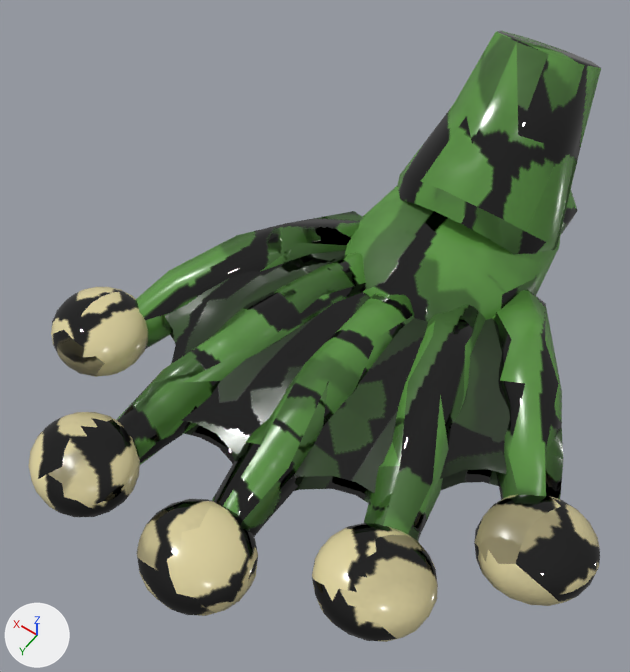
What one commit did to the Blender file assets/source/blender/cpart_foot_frog.blend.
Rendered twice from a 50 mm camera at (-0.0484, 0.1216, 0.137) aimed at (0.0064, 0.0449, 0.0166). The lights are fixed; the arrows at lower left show +X, +Y and +Z. The first picture is the older version.

The scene before the commit, as lines of its bpy script (objects in view):
```python
me_footfrog_mesh = bpy.data.meshes.new('FootFrog_mesh')
me_footfrog_mesh.from_pydata(...)  # 369 vertices, 670 faces; spans x -0.0442..0.0458, y -0.0314..0.0825, z 0.0..0.045
me_footfrog_mesh.polygons.foreach_set('use_smooth', [True] * 670)
me_footfrog_mesh.materials.append(mat_m_footfrogskin)
me_pads_mesh = bpy.data.meshes.new('Pads_mesh')
me_pads_mesh.from_pydata(...)  # 810 vertices, 1600 faces; spans x -0.0522..0.0536, y 0.0442..0.0945, z 0.0021..0.0131
me_pads_mesh.polygons.foreach_set('use_smooth', [True] * 1600)
me_pads_mesh.materials.append(mat_m_footfrogpad)
me_web_mesh = bpy.data.meshes.new('Web_mesh')
me_web_mesh.from_pydata(...)  # 109 vertices, 101 faces; spans x -0.0375..0.0388, y 0.014..0.0736, z 0.0058..0.0154
me_web_mesh.polygons.foreach_set('use_smooth', [True] * 101)
me_web_mesh.materials.append(mat_m_footfrogweb)
ob_footfrog = bpy.data.objects.new('FootFrog', me_footfrog_mesh)
ob_footfrog.location = (0.0, 0.0, 0.0)
ob_pads = bpy.data.objects.new('Pads', me_pads_mesh)
ob_pads.parent = ob_footfrog
ob_pads.location = (0.0, 0.0, 0.0)
ob_web = bpy.data.objects.new('Web', me_web_mesh)
ob_web.parent = ob_footfrog
ob_web.location = (0.0, 0.0, 0.0)
```
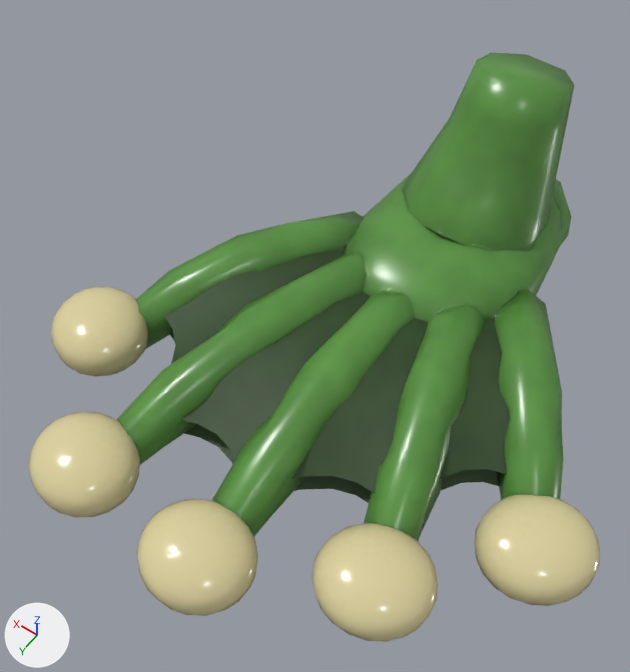
The change in detail:
me_footfrog_mesh is used by ob_footfrog; location (0.0, 0.0, 0.0).
me_footfrog_mesh had 369 vertices, 670 faces and spanned x -0.0442..0.0458, y -0.0314..0.0825, z 0.0..0.045.
me_footfrog_mesh now has 363 vertices, 660 faces and spans x -0.0442..0.0458, y -0.024..0.0825, z 0.0..0.0424.
me_footfrog_mesh part 1: the loose piece of 54 vertices spanning x -0.0175..0.0175, y -0.0314..0.011, z 0.0..0.045 is rebuilt with 45 vertices and now spans x -0.0151..0.0151, y -0.0215..0.0138, z 0.0..0.0424.
me_footfrog_mesh part 2: the loose piece of 49 vertices spanning x -0.0158..0.0158, y -0.028..0.0, z 0.0001..0.0169 is rebuilt with 51 vertices and now spans x -0.017..0.017, y -0.024..0.008, z 0.0001..0.0169.
me_footfrog_mesh part 3: 481 kept faces spanning x -0.0442..0.0458, y -0.024..0.0825, z 0.0001..0.0194 get new texture (UV) coordinates.
Other edits to the shape of me_footfrog_mesh do not show in these pictures.
me_pads_mesh has 810 vertices, 1600 faces and spans x -0.0522..0.0536, y 0.0442..0.0945, z 0.0021..0.0131.
me_pads_mesh is used by ob_pads; parent ob_footfrog; location (0.0, 0.0, 0.0).
me_pads_mesh part 4: texture (UV) coordinates of 1600 of 1600 faces, centred in x -0.052..0.0536, y 0.0444..0.0942, z 0.0022..0.013, changed; they spanned u 0.01..0.98, v 0.01..0.98 and now span u 0.01..0.97, v 0.01..0.98.
me_web_mesh has 109 vertices, 101 faces and spans x -0.0375..0.0388, y 0.014..0.0736, z 0.0058..0.0154.
me_web_mesh is used by ob_web; parent ob_footfrog; location (0.0, 0.0, 0.0).
me_web_mesh part 5: texture (UV) coordinates of 101 of 101 faces, centred in x -0.0346..0.0329, y 0.0183..0.0686, z 0.0071..0.0151, changed; they spanned u 0.01..0.73, v 0.01..0.69 and now span u 0.01..0.75, v 0.01..0.6.

Location of each change, (x1, y1, x2, y2) in pixels of the pictures (630 x 672 px):
'FootFrog', reshaped: before (116, 31, 601, 541); after (116, 53, 574, 541)
part 1 of me_footfrog_mesh, rebuilt (16% narrower, 11% shorter): before (397, 31, 601, 254); after (402, 53, 574, 251)
part 2 of me_footfrog_mesh, rebuilt: before (560, 190, 578, 236); after (553, 180, 571, 247)
part 3 of me_footfrog_mesh, surface changed (lighter): before (116, 186, 563, 541); after (116, 173, 563, 541)
part 4 of me_pads_mesh, surface changed (lighter): (35, 287, 600, 642) in both
part 5 of me_web_mesh, surface changed: (165, 250, 510, 503) in both
